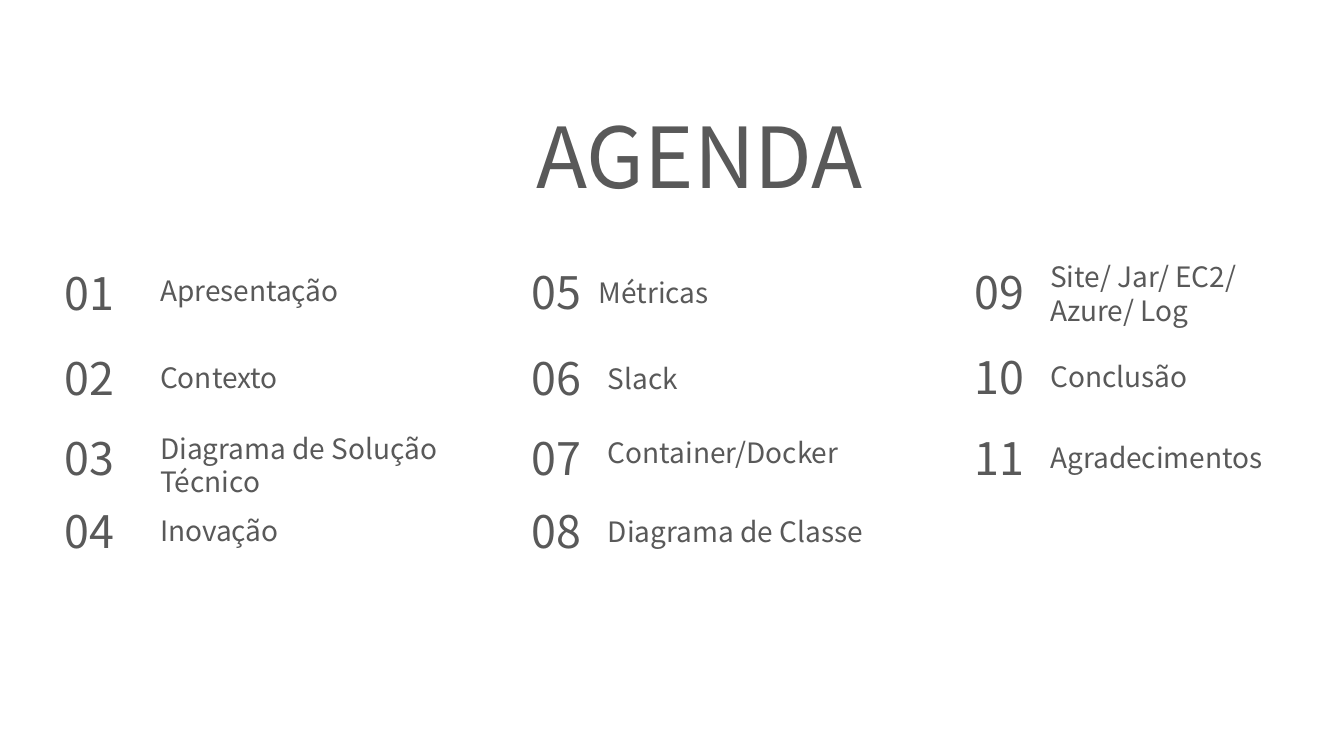
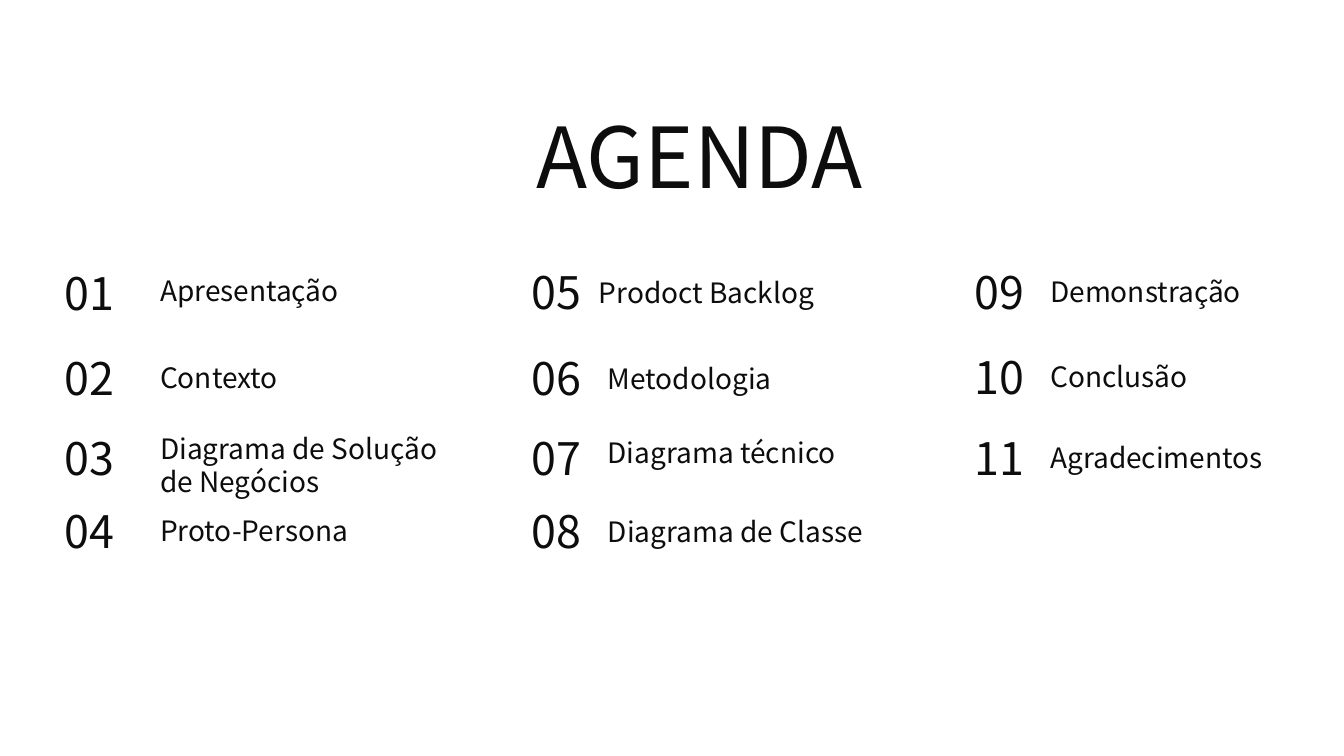
Before and after one commit to 2ADSC-Grupo9-HSO/Documentacao, a slide deck: slide 3 of Apresentações PPT/HSO-Sprint3.pptx. Drawn at 1344x756 pixels with LibreOffice and Linux fonts; fonts in the diff are those of the drawing; background and template pictures are left out. Boxes give left, top, right and bottom in pixels: in the first picture for what was removed or moved away, otherwise in the second. Text is boxed around its words. In the diff, an @@ line names an element or a change of style, - is before the commit and + after.

Commit message:
att ppt

```diff
--- a/Apresentações PPT/HSO-Sprint3.pptx
+++ b/Apresentações PPT/HSO-Sprint3.pptx
@@ text at (599, 280, 814, 310): text changed; text colour #595959 to #0D0D0D @@
-Métricas
+Prodoct Backlog
@@ text at (1050, 279, 1241, 309): text changed; text colour #595959 to #0D0D0D @@
-Site/ Jar/ EC2/ Azure/ Log
+Demonstração
@@ text colour #595959 to #0D0D0D in 17 elements at (537, 125, 863, 189), (160, 278, 339, 308), (65, 276, 115, 311), (65, 514, 115, 549), (1050, 364, 1187, 388), (532, 275, 582, 310), (608, 519, 863, 549), (65, 441, 115, 476), (1050, 445, 1263, 475), (532, 361, 582, 396), (532, 441, 582, 476), (532, 514, 582, 549), (974, 275, 1024, 310), (974, 360, 1024, 395), (974, 442, 1024, 475), (160, 367, 278, 389), (65, 361, 115, 396) @@
@@ text at (608, 366, 772, 396): text changed; text colour #595959 to #0D0D0D @@
-Slack
+Metodologia
@@ text at (160, 436, 437, 499): text changed; text colour #595959 to #0D0D0D @@
-Diagrama de Solução Técnico
+Diagrama de Solução de Negócios
@@ text at (608, 439, 835, 470): text changed; text colour #595959 to #0D0D0D @@
-Container/Docker
+Diagrama técnico
@@ text at (160, 520, 348, 542): text changed; text colour #595959 to #0D0D0D @@
-Inovação
+Proto-Persona
```
Also in this commit, not shown: 7 other slides changed, 7 slides added, 17 slides removed.
